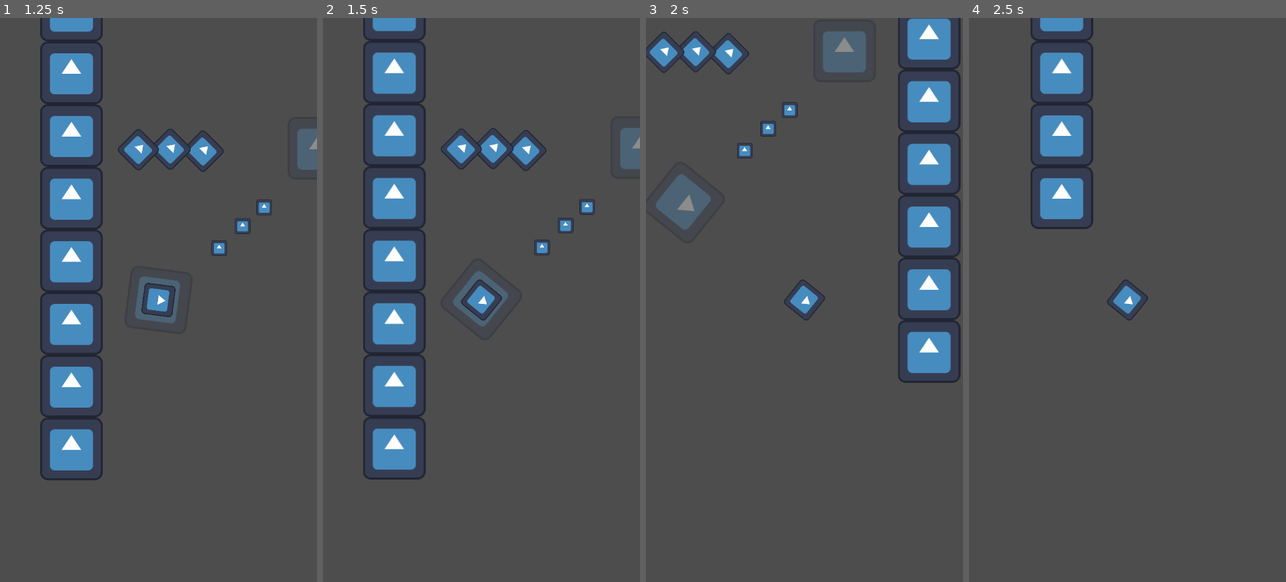
Above: before the commit, frames 1-4 (left to right).
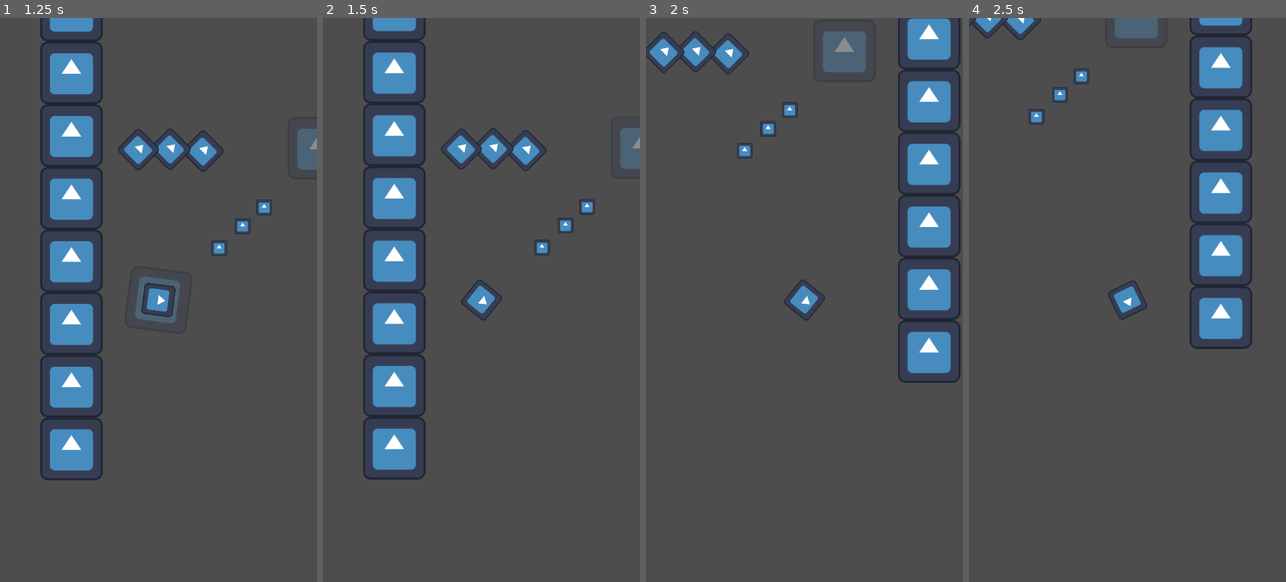
Above: after the commit, the same moments.

Repository: Slideshow776/GGJ2025
Game: Godot game, scene res://scenes/game.tscn
Two runs of this game, one before a commit and one after it. Both use one fixed random seed, a clock stepped at 60 frames per second and the inputs below. The engine's default icon, where the game draws it, is replaced by a stand-in: a white triangle on a blue panel in a dark square.
Inputs (mouse positions are in pixels of both pictures, inside the frame that each line leads up to):
- Up to frame 1 (1.25 s): tap Enter at 0.5 s; move the mouse to (228, 271) at 0.52 s; click (228, 271) at 0.67 s
- Up to frame 2 (1.5 s): move the mouse to (418, 328) at 1.27 s; click (418, 328) at 1.42 s
- Up to frame 3 (2 s): no input
- Up to frame 4 (2.5 s): move the mouse to (1159, 175) at 2.02 s; click (1159, 175) at 2.17 s

Frame 1 is identical in both runs. In frame 2, 0.4% of the frame differs, in the area x 40-59%, y 44-55%; in frame 3, 1.0%; in frame 4, 12%, in the area x 0-90%, y 0-59%.

Commit message:
player can now die

Diff:
--- a/project.godot
+++ b/project.godot
@@ -20,6 +20,11 @@
 window/size/viewport_width=648
 window/size/viewport_height=1152
 
+[layer_names]
+
+2d_physics/layer_1="player"
+2d_physics/layer_2="kill"
+
 [rendering]
 
 renderer/rendering_method="gl_compatibility"
--- a/scenes/obstacle.tscn
+++ b/scenes/obstacle.tscn
@@ -1,10 +1,30 @@
-[gd_scene load_steps=2 format=3 uid="uid://p33hcubmmdyb"]
+[gd_scene load_steps=5 format=3 uid="uid://p33hcubmmdyb"]
 
 [ext_resource type="Texture2D" uid="uid://op4yb8wp6yl" path="res://icon.svg" id="1_vo8uc"]
+[ext_resource type="Script" path="res://scripts/kill_entity.gd" id="2_p2unk"]
 
-[node name="Obstacle" type="Node2D"]
+[sub_resource type="RectangleShape2D" id="RectangleShape2D_sxtkf"]
+
+[sub_resource type="RectangleShape2D" id="RectangleShape2D_mcnnk"]
+size = Vector2(70.7107, 70.7107)
+
+[node name="Obstacle" type="CharacterBody2D"]
+collision_layer = 2
+collision_mask = 0
 
 [node name="Sprite2D" type="Sprite2D" parent="."]
 rotation = 0.785398
 scale = Vector2(0.5, 0.5)
 texture = ExtResource("1_vo8uc")
+
+[node name="CollisionShape2D" type="CollisionShape2D" parent="."]
+rotation = 0.785398
+shape = SubResource("RectangleShape2D_sxtkf")
+
+[node name="Area2D" type="Area2D" parent="."]
+script = ExtResource("2_p2unk")
+
+[node name="CollisionShape2D" type="CollisionShape2D" parent="Area2D"]
+rotation = 0.785398
+scale = Vector2(1, 1)
+shape = SubResource("RectangleShape2D_mcnnk")
--- a/scenes/pickup.tscn
+++ b/scenes/pickup.tscn
@@ -1,9 +1,15 @@
-[gd_scene load_steps=2 format=3 uid="uid://q3vre4fjs6tx"]
+[gd_scene load_steps=3 format=3 uid="uid://q3vre4fjs6tx"]
 
 [ext_resource type="Texture2D" uid="uid://op4yb8wp6yl" path="res://icon.svg" id="1_cii0s"]
 
-[node name="Pickup" type="Node2D"]
+[sub_resource type="CircleShape2D" id="CircleShape2D_ntcxq"]
+radius = 17.0294
+
+[node name="Pickup" type="Area2D"]
 
 [node name="Sprite2D" type="Sprite2D" parent="."]
 scale = Vector2(0.25, 0.25)
 texture = ExtResource("1_cii0s")
+
+[node name="CollisionShape2D" type="CollisionShape2D" parent="."]
+shape = SubResource("CircleShape2D_ntcxq")
--- a/scenes/player.tscn
+++ b/scenes/player.tscn
@@ -10,6 +10,8 @@
 radius = 40.0125
 
 [node name="Player" type="CharacterBody2D"]
+collision_mask = 2
+motion_mode = 1
 script = ExtResource("1_2qefk")
 
 [node name="Sprite2D" type="Sprite2D" parent="."]
--- a/scenes/wall.tscn
+++ b/scenes/wall.tscn
@@ -1,8 +1,26 @@
-[gd_scene load_steps=2 format=3 uid="uid://dm38iob7fov24"]
+[gd_scene load_steps=5 format=3 uid="uid://dm38iob7fov24"]
 
 [ext_resource type="Texture2D" uid="uid://op4yb8wp6yl" path="res://icon.svg" id="1_c43gh"]
+[ext_resource type="Script" path="res://scripts/kill_entity.gd" id="2_6s1b8"]
 
-[node name="Wall" type="Node2D"]
+[sub_resource type="RectangleShape2D" id="RectangleShape2D_qi05a"]
+size = Vector2(120, 120)
+
+[sub_resource type="RectangleShape2D" id="RectangleShape2D_aim0n"]
+size = Vector2(138, 138)
+
+[node name="Wall" type="CharacterBody2D"]
+collision_layer = 2
+collision_mask = 0
 
 [node name="Sprite2D" type="Sprite2D" parent="."]
 texture = ExtResource("1_c43gh")
+
+[node name="CollisionShape2D" type="CollisionShape2D" parent="."]
+shape = SubResource("RectangleShape2D_qi05a")
+
+[node name="Area2D" type="Area2D" parent="."]
+script = ExtResource("2_6s1b8")
+
+[node name="CollisionShape2D" type="CollisionShape2D" parent="Area2D"]
+shape = SubResource("RectangleShape2D_aim0n")
--- a/scripts/bubble.gd
+++ b/scripts/bubble.gd
@@ -17,7 +17,11 @@
 
 
 func enter_player(player: Player) -> void:
+	if player.is_dead:
+		return
+
 	_player = player
+
 	var tween := create_tween()
 	tween.set_trans(Tween.TRANS_SPRING)
 	tween.set_ease(Tween.EASE_OUT)
@@ -26,13 +30,17 @@
 
 func exit_player() -> void:
 	_player = null
+	_pop()
 
 
 func _on_area_entered(area_that_entered: Node) -> void:
 	if area_that_entered is Player:
-		print("Player entered the bubble!")
 		var player = area_that_entered
 
 		enter_player(player)
 		player.bubble = self
 		player.velocity = Vector2.ZERO
+
+
+func _pop() -> void:
+	queue_free()
--- a/scripts/game.gd
+++ b/scripts/game.gd
@@ -38,7 +38,6 @@
 
 func shoot_player() -> void:
 	if player.bubble == null:
-		print("player.bubble is null")
 		return
 
 	var shoot_direction = Vector2.UP.rotated(player.bubble.rotation)
--- /dev/null
+++ b/scripts/kill_entity.gd
@@ -0,0 +1,11 @@
+class_name KillEntity
+extends Area2D
+
+
+func _ready():
+	body_entered.connect(_on_area_entered)
+
+
+func _on_area_entered(area_that_entered: Node) -> void:
+	if area_that_entered is Player:
+		area_that_entered.die()
--- a/scripts/player.gd
+++ b/scripts/player.gd
@@ -1,8 +1,24 @@
 class_name Player
 extends CharacterBody2D
 
+@export var death_velocity := 0.5
+@export var death_rotation_min := PI / 128
+@export var death_rotation_max := PI / 64
+
 var bubble: Bubble
+var is_dead := false
+var _death_rotation := 0.0
 
 
-func _physics_process(delta):
+func _physics_process(delta) -> void:
 	move_and_slide()
+	print(velocity)
+	if is_dead:
+		rotation += _death_rotation
+
+
+func die() -> void:
+	print("player die()")
+	velocity *= -death_velocity
+	_death_rotation = randf_range(death_rotation_min, death_rotation_max)
+	is_dead = true
--- /dev/null
+++ b/scripts/wall.gd
@@ -0,0 +1 @@
+extends KillEntity
